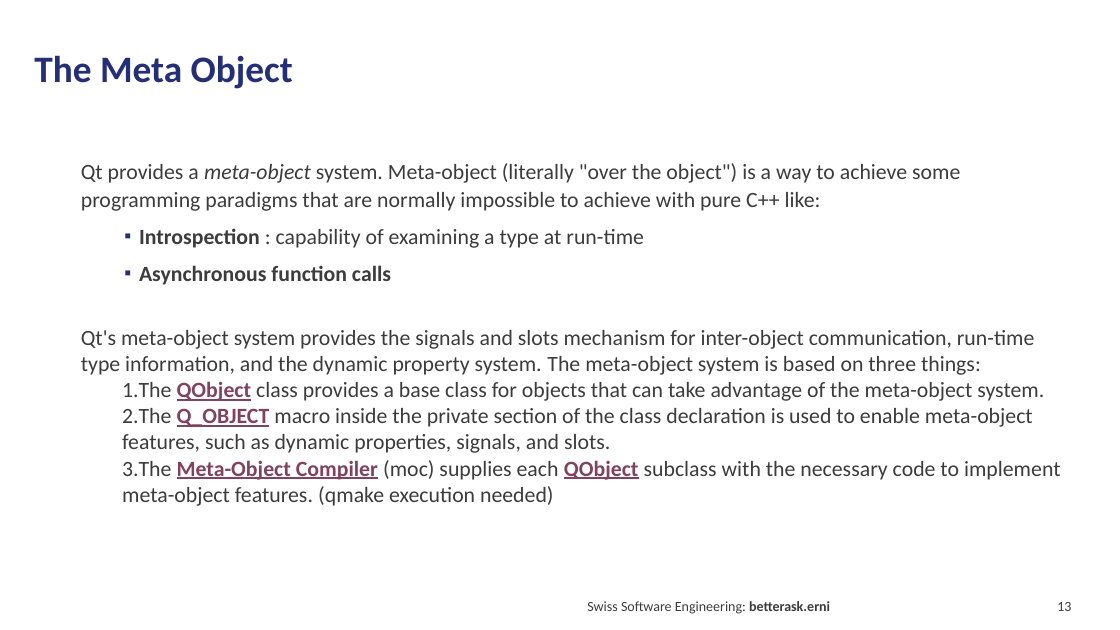
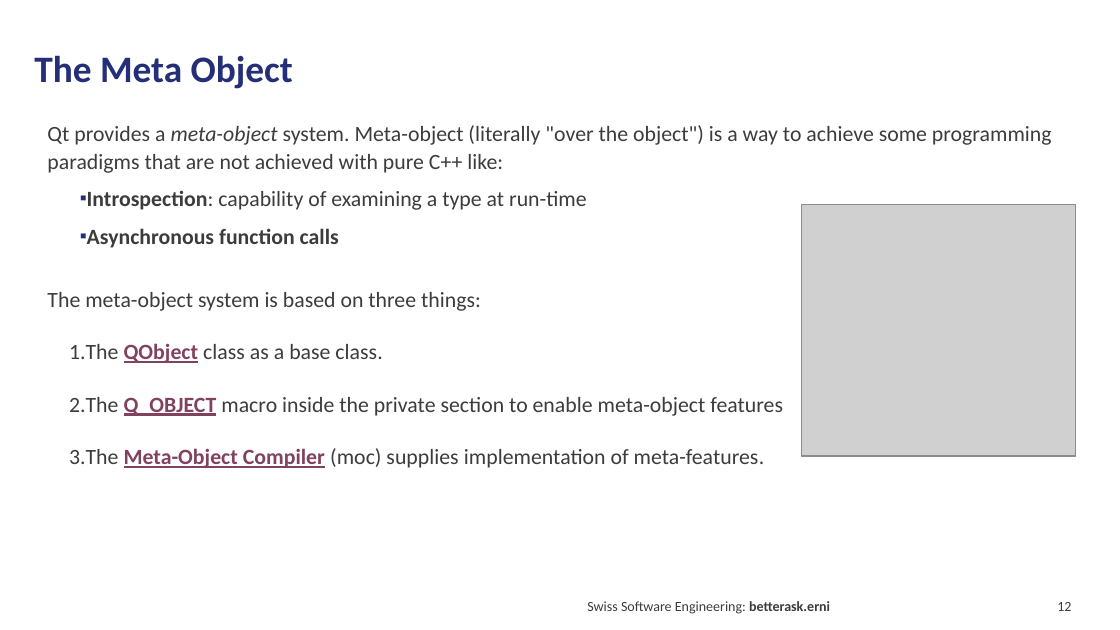
Before and after one commit to hebercosfer/qt_intro_demo, a slide deck: slide 12 of Qt Introduction.pptx (slide 13 before the commit). Drawn at 1120x630 pixels with LibreOffice and Linux fonts; fonts in the diff are those of the drawing; grey boxes stand for pictures. Boxes give left, top, right and bottom in pixels: in the first picture for what was removed or moved away, otherwise in the second. Text is boxed around its words. In the diff, an @@ line names an element or a change of style, - is before the commit and + after.

```diff
--- a/Qt Introduction.pptx
+++ b/Qt Introduction.pptx
@@ text "Qt provides a meta-object system. ...": place and size @@
-text "Qt provides a meta-object system. ..." at <box>81,163,1061,506</box>
+text "Qt provides a meta-object system. ..." at <box>47,125,1052,468</box>
@@ text at <box>47,125,1052,210</box>: text changed @@
-  Qt provides a meta-object system. Meta-object (literally "over the object") is a way to achieve some programming paradigms that are normally impossible to achieve with pure C++ like:
-    ▪ Introspection : capability of examining a type at run-time
+  Qt provides a meta-object system. Meta-object (literally "over the object") is a way to achieve some programming paradigms that are not achieved with pure C++ like:
+    ▪ Introspection: capability of examining a type at run-time
@@ picture added at <box>801,204,1075,456</box> @@
@@ text at <box>87,228,339,248</box>: indent changed @@
@@ text at <box>47,292,783,468</box>: text changed @@
-  Qt's meta-object system provides the signals and slots mechanism for inter-object communication, run-time type information, and the dynamic property system. The meta-object system is based on three things:
-    1. The QObject class provides a base class for objects that can take advantage of the meta-object system.
-    2. The Q_OBJECT macro inside the private section of the class declaration is used to enable meta-object features, such as dynamic properties, signals, and slots.
-    3. The Meta-Object Compiler (moc) supplies each QObject subclass with the necessary code to implement meta-object features. (qmake execution needed)
+  The meta-object system is based on three things:
+    1. The QObject class as a base class.
+    2. The Q_OBJECT macro inside the private section to enable meta-object features
+    3. The Meta-Object Compiler (moc) supplies implementation of meta-features.
@@ page number at <box>1057,602,1071,611</box>: text changed @@
-13
+12
```
Also in this commit, not shown: 7 other slides changed, 1 slide added, 1 slide removed, 3 other files.
